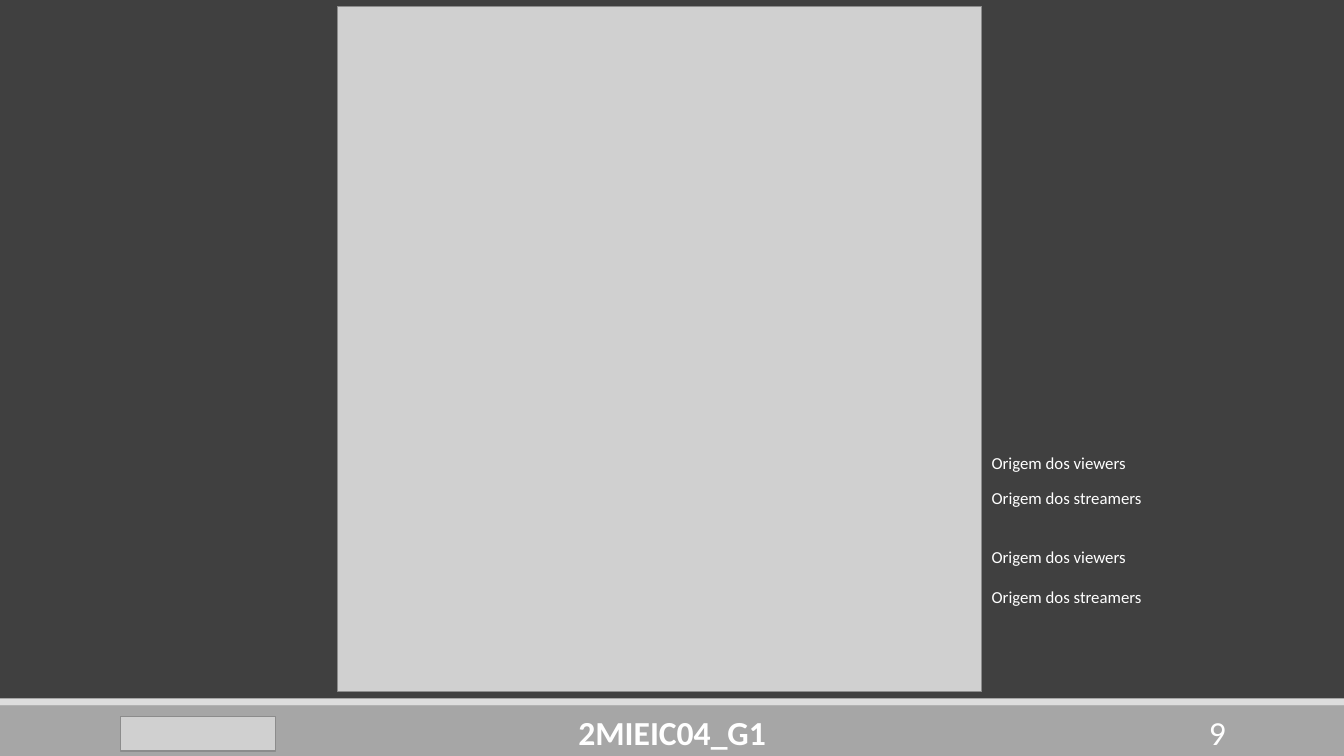
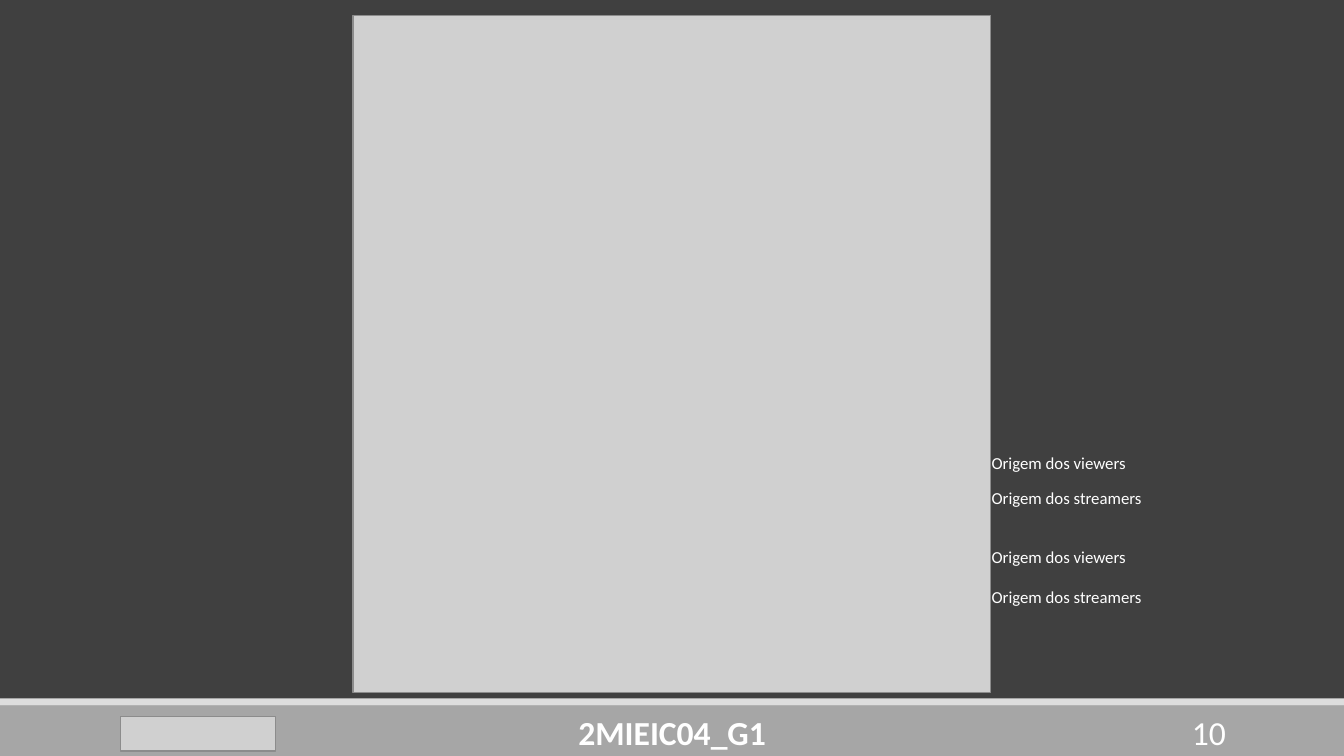
Before and after one commit to DoStini/FEUP-AEDA-proj, a slide deck: slide 10 of StreamZ_Apresentation4.pptx (slide 9 before the commit). Drawn at 1344x756 pixels with LibreOffice and Linux fonts; fonts in the diff are those of the drawing; grey boxes stand for pictures. Boxes give left, top, right and bottom in pixels: in the first picture for what was removed or moved away, otherwise in the second. Text is boxed around its words. In the diff, an @@ line names an element or a change of style, - is before the commit and + after.

```diff
--- a/StreamZ_Apresentation4.pptx
+++ b/StreamZ_Apresentation4.pptx
@@ picture: place and size @@
-picture at box(338, 6, 982, 692)
+picture at box(353, 16, 991, 693)
@@ page number at box(1192, 723, 1226, 745): text changed @@
-9
+10
```
Also in this commit, not shown: 1 other slide changed, 1 slide added.
